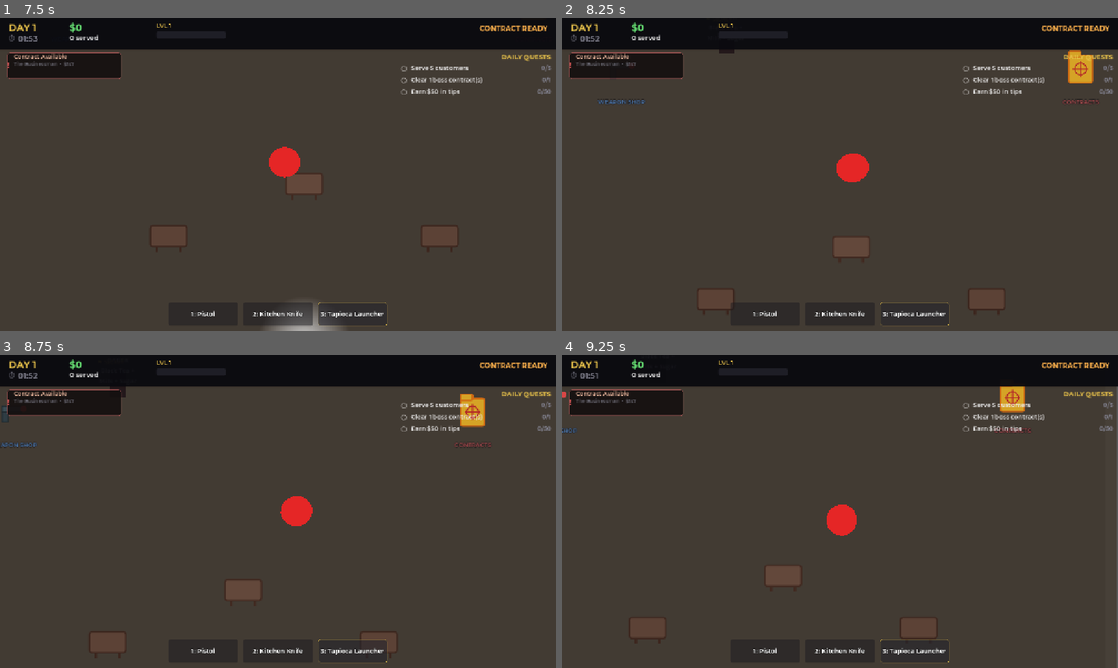
Above: before the commit, frames 1-4 (two rows, left to right).
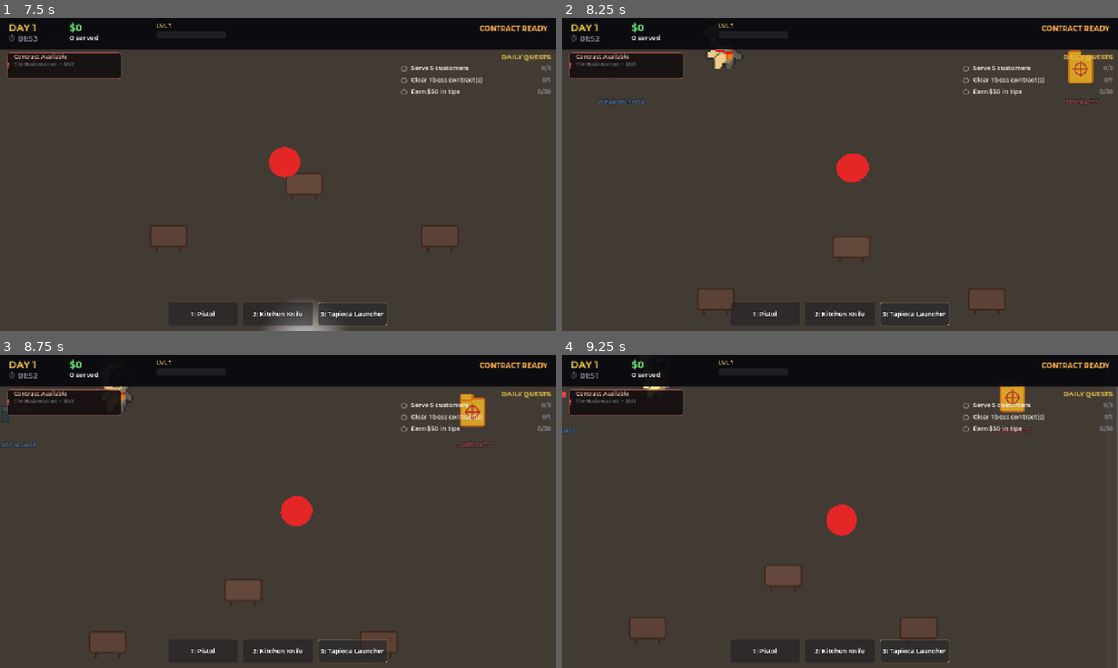
Above: after the commit, the same moments.

Repository: coyote321/BobaGame
Game: Godot game, scene res://Scenes/MainMenu.tscn
Same seed, same stepped clock (60 frames per second), same inputs: the game is played once before the commit and once after it. Sound files missing from this copy of the repository are replaced by a short silence.
Inputs (mouse positions are in pixels of both pictures, inside the frame that each line leads up to):
- Up to frame 1 (7.5 s): click "PLAY" at 0.5 s; tap Enter at 1.25 s; move the mouse to (400, 158) at 1.27 s; hold D (move_right) 1.28-2.03 s; tap G (ability) at 1.35 s; click (400, 158) at 1.42 s; move the mouse to (166, 190) at 2.02 s; hold S (move_down) 2.03-2.78 s; right-click (166, 190) at 2.1 s; move the mouse to (333, 105) at 2.77 s; hold D (move_right) 2.78-3.53 s; hold Ctrl (crouch) 2.78-3.53 s; move the mouse to (250, 237) at 3.52 s; hold W (move_up) 3.53-4.28 s; tap E (interact) at 3.6 s; click (250, 237) at 3.67 s; move the mouse to (444, 221) at 4.27 s; hold Shift (sprint) 4.28-5.03 s; hold A (move_left) 4.28-5.78 s; move the mouse to (111, 127) at 5.02 s; tap 1 (weapon_1) at 5.1 s; move the mouse to (305, 174) at 5.77 s; hold S (move_down) 5.78-6.53 s; tap 2 (weapon_2) at 5.85 s; click (305, 174) at 5.92 s; move the mouse to (194, 96) at 6.52 s; hold D (move_right) 6.53-7.28 s; tap 3 (weapon_3) at 6.6 s; move the mouse to (400, 158) at 7.27 s; hold W (move_up) from 7.28 s (still down); tap B at 7.35 s
- Up to frame 2 (8.25 s): move the mouse to (728, 190) at 8.02 s; release W (move_up) at 8.03 s; hold D (move_right) from 8.03 s (still down); tap G (ability) at 8.1 s; click (728, 190) at 8.17 s
- Up to frame 3 (8.75 s): keep holding D (move_right)
- Up to frame 4 (9.25 s): move the mouse to (895, 442) at 8.77 s; release D (move_right) at 8.78 s; hold S (move_down) from 8.78 s (still down); hold Right mouse button (aim) from 8.78 s (still down)

Frame 1 is identical in both runs. In frame 2, 0.3% of the frame differs, in the area x 25-33%, y 10-17%; in frame 3, 0.1%; in frame 4, less than 0.1%.

Commit message:
Customer Art

Diff:
--- a/Scenes/Customer.tscn
+++ b/Scenes/Customer.tscn
@@ -11,12 +11,9 @@
 collision_mask = 7
 script = ExtResource("1_script")
 
-[node name="Body" type="ColorRect" parent="."]
-offset_left = -15.0
-offset_top = -25.0
-offset_right = 15.0
-offset_bottom = 25.0
-color = Color(0.55, 0.55, 0.55, 1)
+[node name="Body" type="AnimatedSprite2D" parent="."]
+position = Vector2(0, -4)
+scale = Vector2(1.8, 1.8)
 
 [node name="CollisionShape2D" type="CollisionShape2D" parent="."]
 shape = SubResource("CapsuleShape2D_customer")
@@ -24,23 +21,23 @@
 [node name="Control" type="Control" parent="."]
 layout_mode = 3
 anchors_preset = 0
-offset_left = -40.0
-offset_top = -90.0
-offset_right = 40.0
-offset_bottom = -40.0
+offset_left = -55.0
+offset_top = -120.0
+offset_right = 55.0
+offset_bottom = -58.0
 
 [node name="ProgressBar" type="ProgressBar" parent="Control"]
 layout_mode = 0
-offset_right = 80.0
-offset_bottom = 10.0
+offset_right = 110.0
+offset_bottom = 8.0
 show_percentage = false
 
 [node name="OrderLabel" type="Label" parent="Control"]
 layout_mode = 0
-offset_top = 15.0
-offset_right = 80.0
-offset_bottom = 65.0
-theme_override_font_sizes/font_size = 12
+offset_top = 12.0
+offset_right = 110.0
+offset_bottom = 58.0
+theme_override_font_sizes/font_size = 9
 text = "..."
 horizontal_alignment = 1
 autowrap_mode = 3
--- a/Scripts/Customer.gd
+++ b/Scripts/Customer.gd
@@ -2,6 +2,14 @@
 
 signal customer_left(customer)
 signal order_ready(customer)
+
+const CUSTOMER_FRAME_COUNT: int = 4
+const CUSTOMER_ANIM_FPS: float = 6.0
+const CUSTOMER_SHEETS := [
+	preload("res://Assets/Sprites/customer 1.png"),
+	preload("res://Assets/Sprites/customer 2 (1).png"),
+	preload("res://Assets/Sprites/customer 3.png"),
+]
 
 var patience: float = 100.0
 var max_patience: float = 100.0
@@ -17,8 +25,10 @@
 @onready var body_sprite = $Body
 
 func _ready():
+	_setup_customer_animation()
+
 	if is_secret_agent:
-		body_sprite.color = Color(0.15, 0.12, 0.2)
+		body_sprite.modulate = Color(0.55, 0.5, 0.85)
 		# Add a pulsing gold outline effect
 		var glow_tween = create_tween().set_loops()
 		glow_tween.tween_property(body_sprite, "modulate", Color(1.2, 1.0, 0.6), 0.8)
@@ -34,7 +44,7 @@
 		agent_label.add_theme_constant_override("outline_size", 3)
 		add_child(agent_label)
 	else:
-		body_sprite.color = Color(randf_range(0.5, 1.0), randf_range(0.5, 1.0), randf_range(0.5, 1.0))
+		body_sprite.modulate = Color.WHITE
 
 	max_patience = 60.0 - (GameManager.day * 2)
 	if max_patience < 20: max_patience = 20
@@ -47,6 +57,28 @@
 
 	generate_order()
 	update_ui()
+
+func _setup_customer_animation() -> void:
+	if not body_sprite is AnimatedSprite2D:
+		return
+
+	var sheet_index: int = randi() % CUSTOMER_SHEETS.size()
+	var sheet: Texture2D = CUSTOMER_SHEETS[sheet_index]
+	var frame_width: int = int(sheet.get_width() / CUSTOMER_FRAME_COUNT)
+	var frame_height: int = sheet.get_height()
+	var frames := SpriteFrames.new()
+	frames.add_animation("idle")
+	frames.set_animation_speed("idle", CUSTOMER_ANIM_FPS)
+	frames.set_animation_loop("idle", true)
+
+	for frame_idx in range(CUSTOMER_FRAME_COUNT):
+		var atlas := AtlasTexture.new()
+		atlas.atlas = sheet
+		atlas.region = Rect2(frame_idx * frame_width, 0, frame_width, frame_height)
+		frames.add_frame("idle", atlas)
+
+	body_sprite.sprite_frames = frames
+	body_sprite.play("idle")
 
 func _process(delta):
 	if is_waiting:
--- a/Scripts/FlameProjectile.gd
+++ b/Scripts/FlameProjectile.gd
@@ -29,11 +29,11 @@
 	if body.name == "Player" or body.is_in_group("player"):
 		return
 
-
 	if not body.has_method("take_damage"):
+		queue_free()
 		return
 
-	var id = body.get_instance_id()
+	var id: int = body.get_instance_id()
 	if id in _hit_cooldowns:
 		return
 
Binary file added: Assets/Sprites/customer 1.png
Not shown, added: Assets/Sprites/customer 1.png.import
Binary file added: Assets/Sprites/customer 2 (1).png
Not shown, added: Assets/Sprites/customer 2 (1).png.import
Binary file added: Assets/Sprites/customer 3.png
Not shown, added: Assets/Sprites/customer 3.png.import
